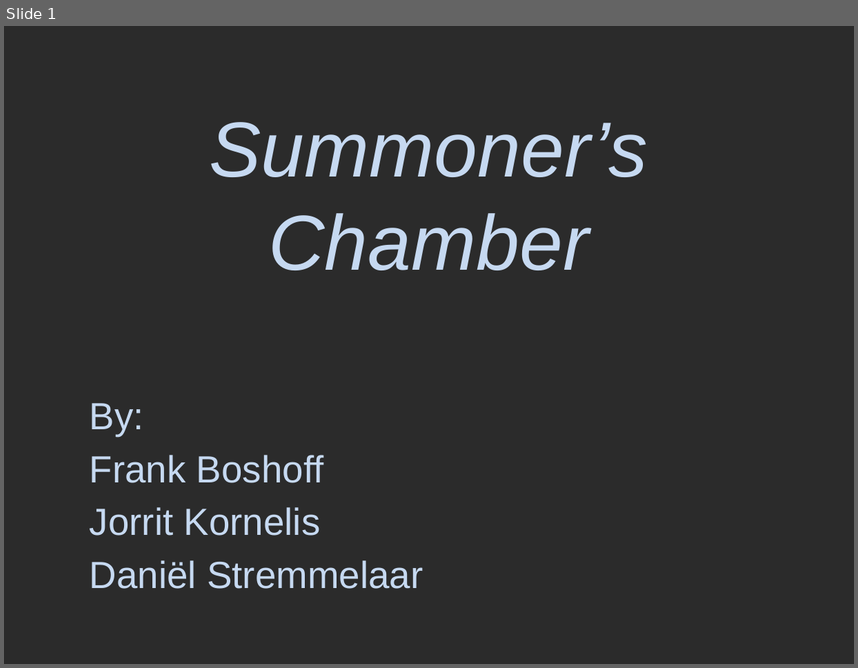
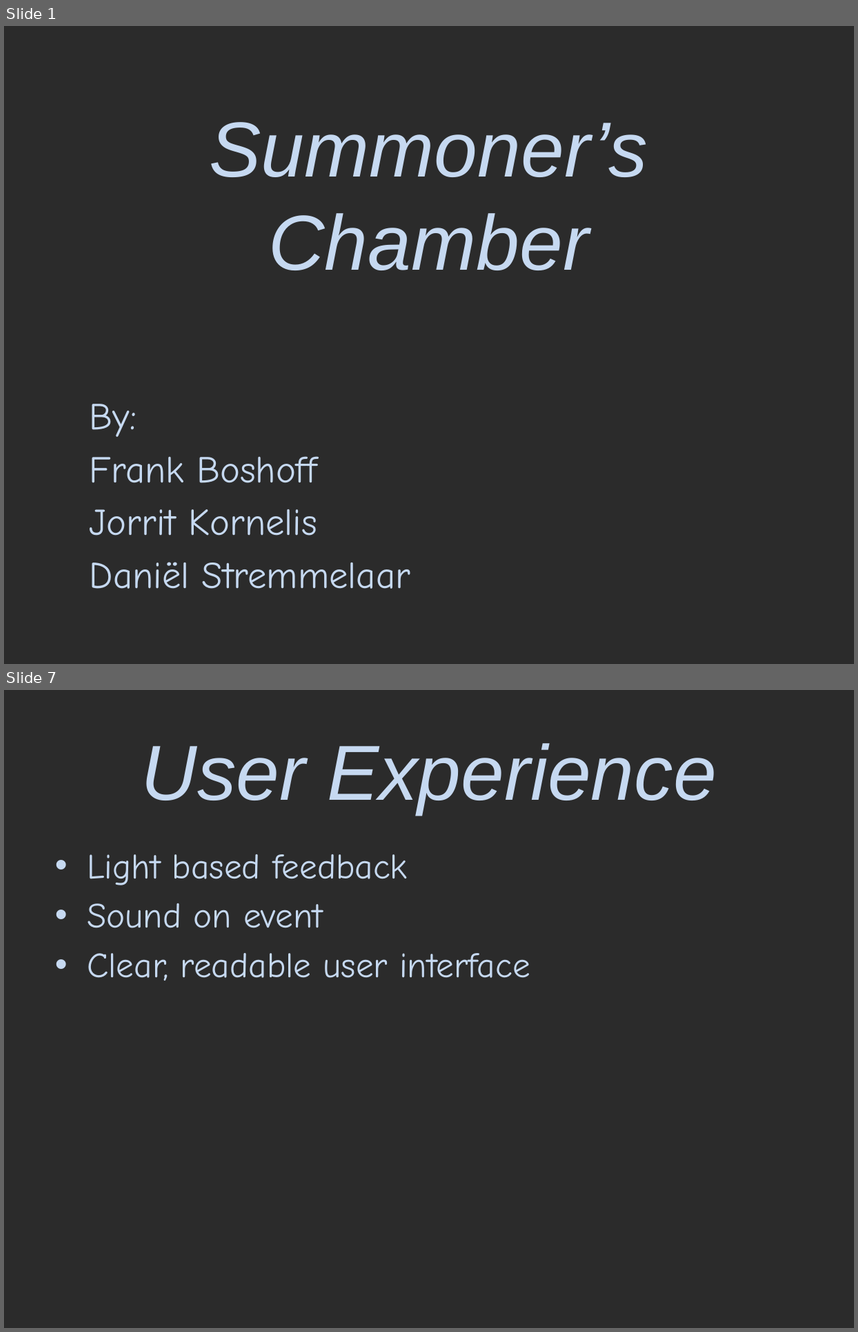
Before and after one commit to FrankBoshoff/P5-Chess-Defence, a slide deck: Concept Presentatie.pptx. Shown one above the other, each under a label of ours: slide 1 before the commit, slides 1 and 7 after it; the slides between them are not shown. The pictures are 858x668 and 858x1332 pixels, drawn with LibreOffice and Linux fonts; fonts in the diff are those of the drawing; background and template pictures are left out; a plain dark background stands for a picture behind light text. Boxes give left, top, right and bottom in pixels: in the first picture for what was removed or moved away, otherwise in the second. Text is boxed around its words. In the diff, an @@ line names an element or a change of style, - is before the commit and + after.

```diff
--- a/Concept Presentatie.pptx
+++ b/Concept Presentatie.pptx
@@ slide 7 added at (4, 690, 854, 1328), background picture (left out) @@
@@ title added at (141, 743, 717, 814), 66 pt, text #C6D9F1, italic @@
+User Experience
@@ text added at (87, 854, 530, 980), 30 pt, text #C6D9F1 @@
+• Light based feedback
+• Sound on event
+• Clear, readable user interface
@@ slide 1 changed as well @@
@@ subtitle "By:" at (90, 403, 410, 588): font Arial to Comic Neue @@
```
Also in this commit, not shown: 6 other slides added.
